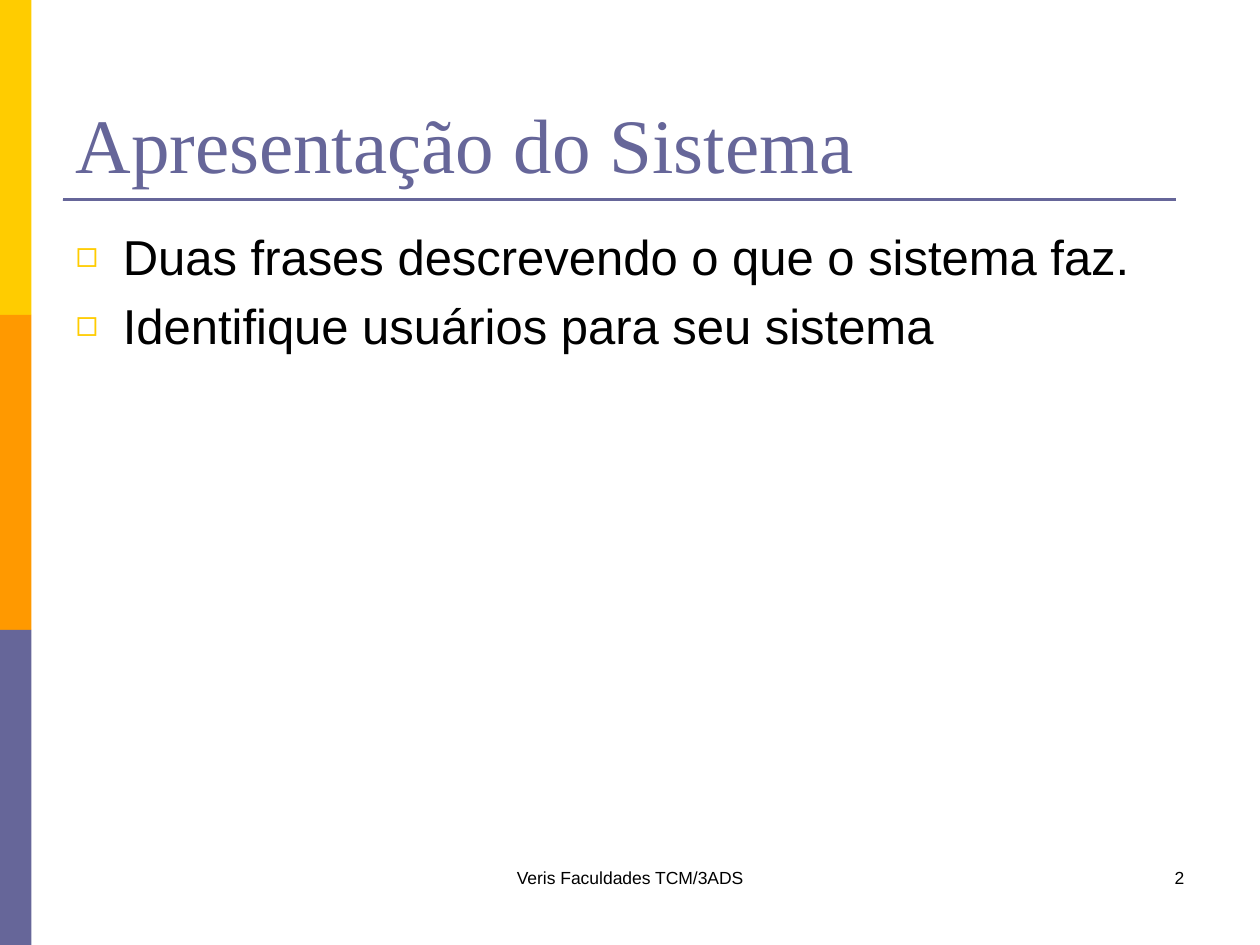
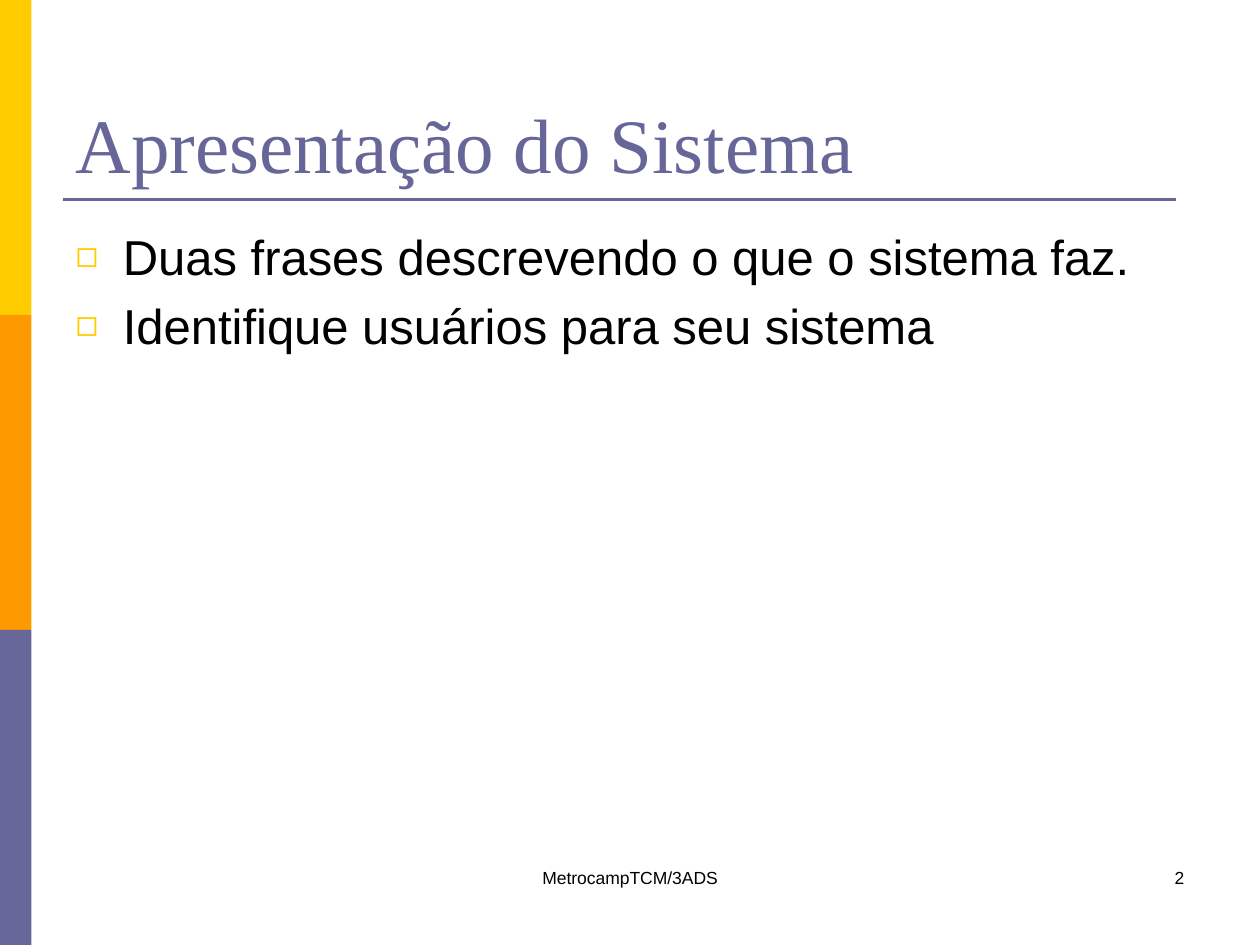
Before and after one commit to lfernandobra/pi5g1s14, a slide deck: slide 2 of documentacao/G5_Apresentacao1sem2014.pptx. Drawn at 1260x945 pixels with LibreOffice and Linux fonts; fonts in the diff are those of the drawing. Boxes give left, top, right and bottom in pixels: in the first picture for what was removed or moved away, otherwise in the second. Text is boxed around its words. In the diff, an @@ line names an element or a change of style, - is before the commit and + after.

Commit message:
veris por Metrocamp

```diff
--- a/documentacao/G5_Apresentacao1sem2014.pptx
+++ b/documentacao/G5_Apresentacao1sem2014.pptx
@@ text at (542,871,717,888): text changed @@
-Veris Faculdades TCM/3ADS
+MetrocampTCM/3ADS
```
